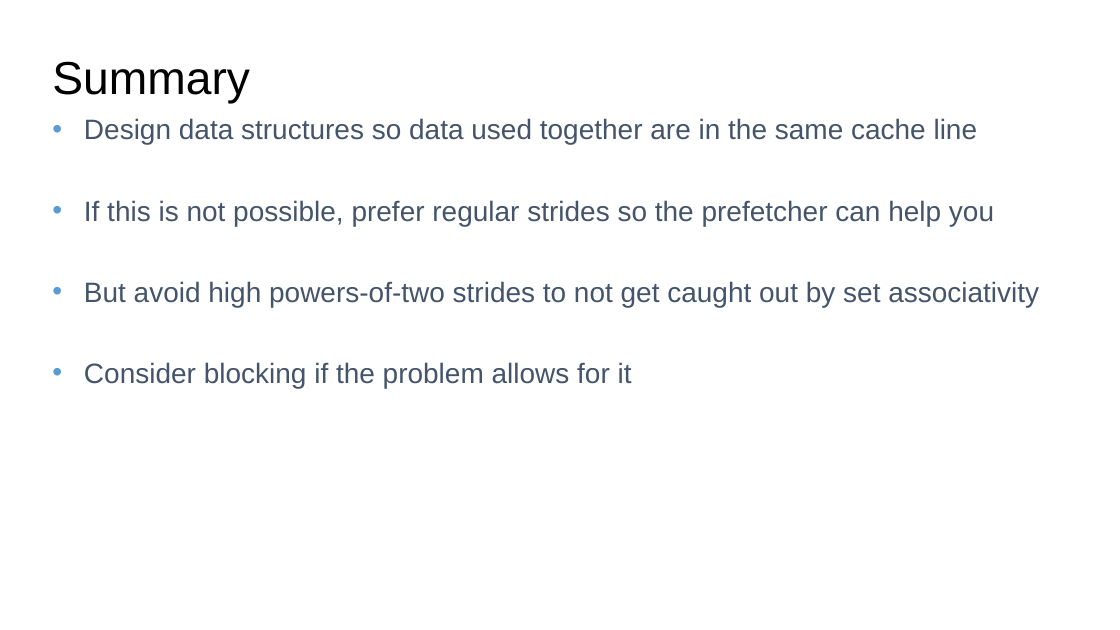
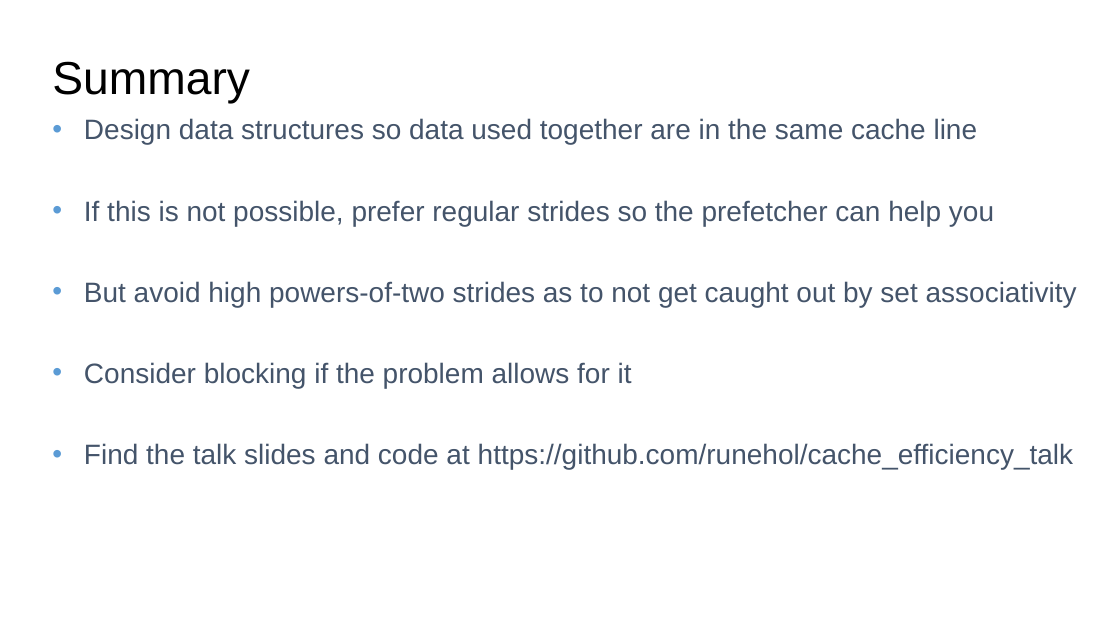
Before and after one commit to runehol/cache_efficiency_talk, a slide deck: slide 12 of Writing Cache Efficient Code.pptx (slide 9 before the commit). Drawn at 1120x630 pixels with LibreOffice and Linux fonts; fonts in the diff are those of the drawing. Boxes give left, top, right and bottom in pixels: in the first picture for what was removed or moved away, otherwise in the second. Text is boxed around its words. In the diff, an @@ line names an element or a change of style, - is before the commit and + after.

```diff
--- a/Writing Cache Efficient Code.pptx
+++ b/Writing Cache Efficient Code.pptx
@@ text at bbox=[84, 281, 1077, 307]: text changed @@
-• But avoid high powers-of-two strides to not get caught out by set associativity
+• But avoid high powers-of-two strides as to not get caught out by set associativity
@@ text at bbox=[84, 443, 1073, 469]: paragraph added @@
+• Find the talk slides and code at https://github.com/runehol/cache_efficiency_talk
```
Also in this commit, not shown: 2 other slides changed, 2 slides added.
